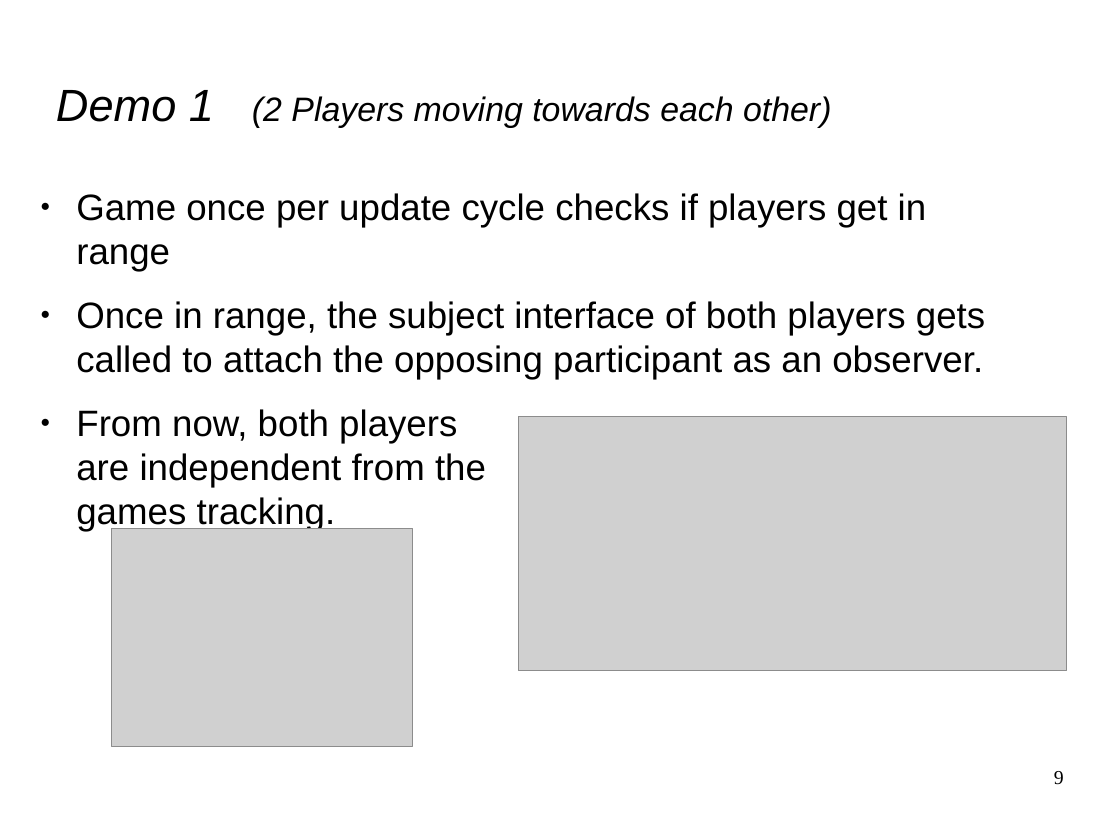
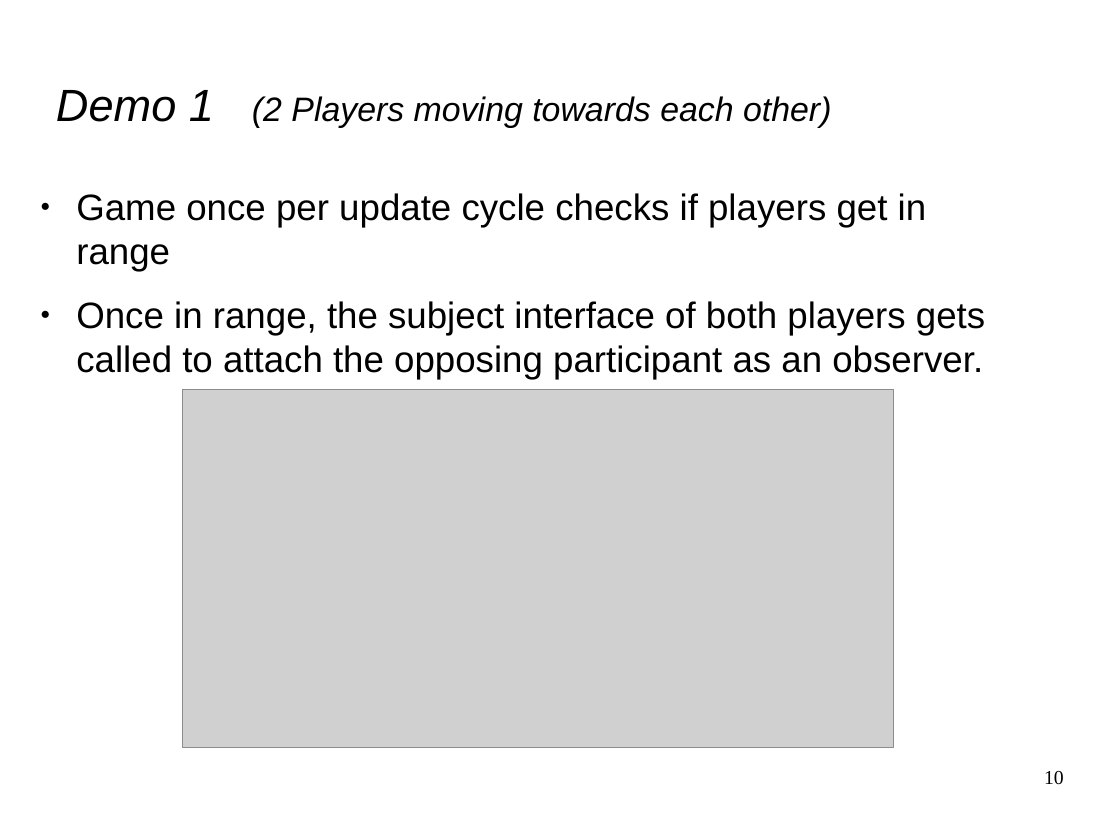
Before and after one commit to phil535/Massive-Multiplayer-Observer, a slide deck: slide 10 of Doc/pres_dp.odp (slide 9 before the commit). Drawn at 1120x840 pixels with LibreOffice and Linux fonts; fonts in the diff are those of the drawing; grey boxes stand for pictures. Boxes give left, top, right and bottom in pixels: in the first picture for what was removed or moved away, otherwise in the second. Text is boxed around its words. In the diff, an @@ line names an element or a change of style, - is before the commit and + after.

```diff
--- a/Doc/pres_dp.odp
+++ b/Doc/pres_dp.odp
@@ picture: place and size @@
-picture at (518,417,1067,671)
+picture at (183,389,894,747)
@@ text at (76,409,486,531): paragraph removed @@
-● From now, both players
-  are independent from the
-  games tracking.
@@ picture removed at (112,528,413,746) @@
@@ page number at (1044,771,1064,785): text changed @@
-9
+10
```
Also in this commit, not shown: 6 other slides changed, 14 slides added, 1 slide removed.
